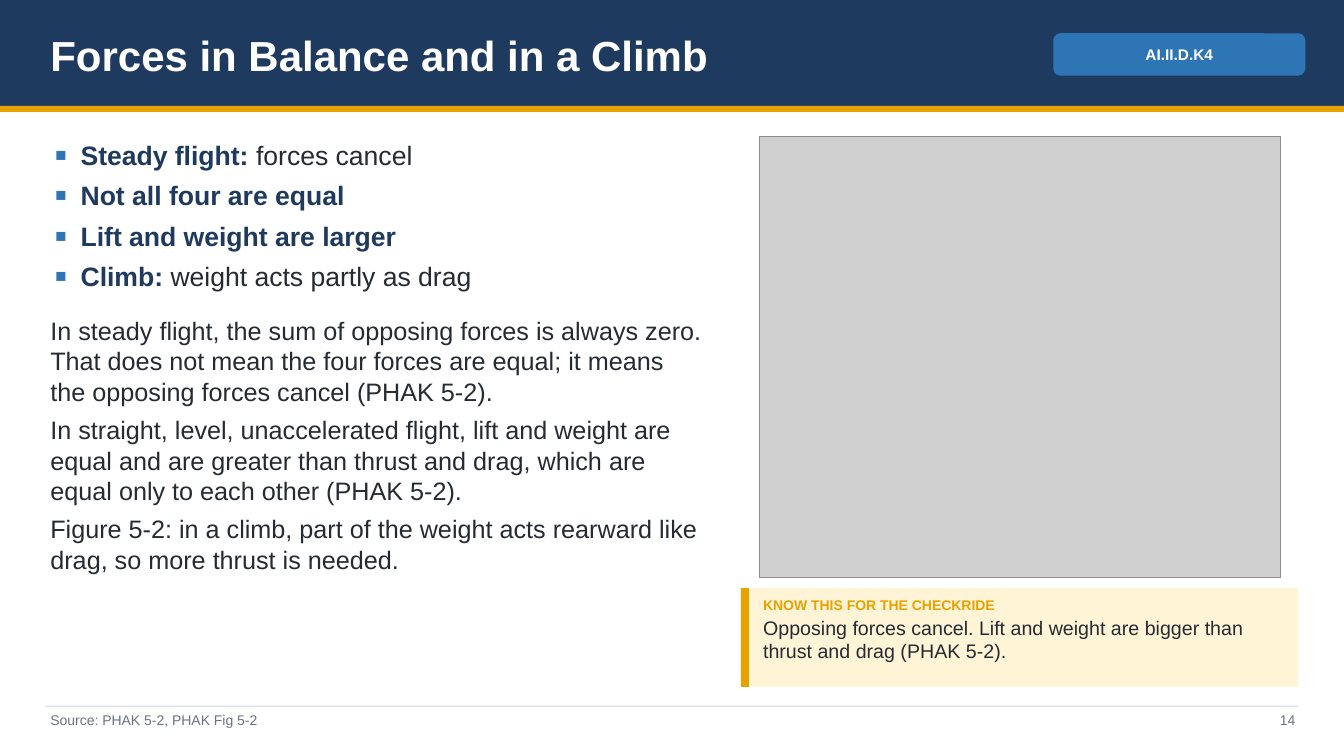
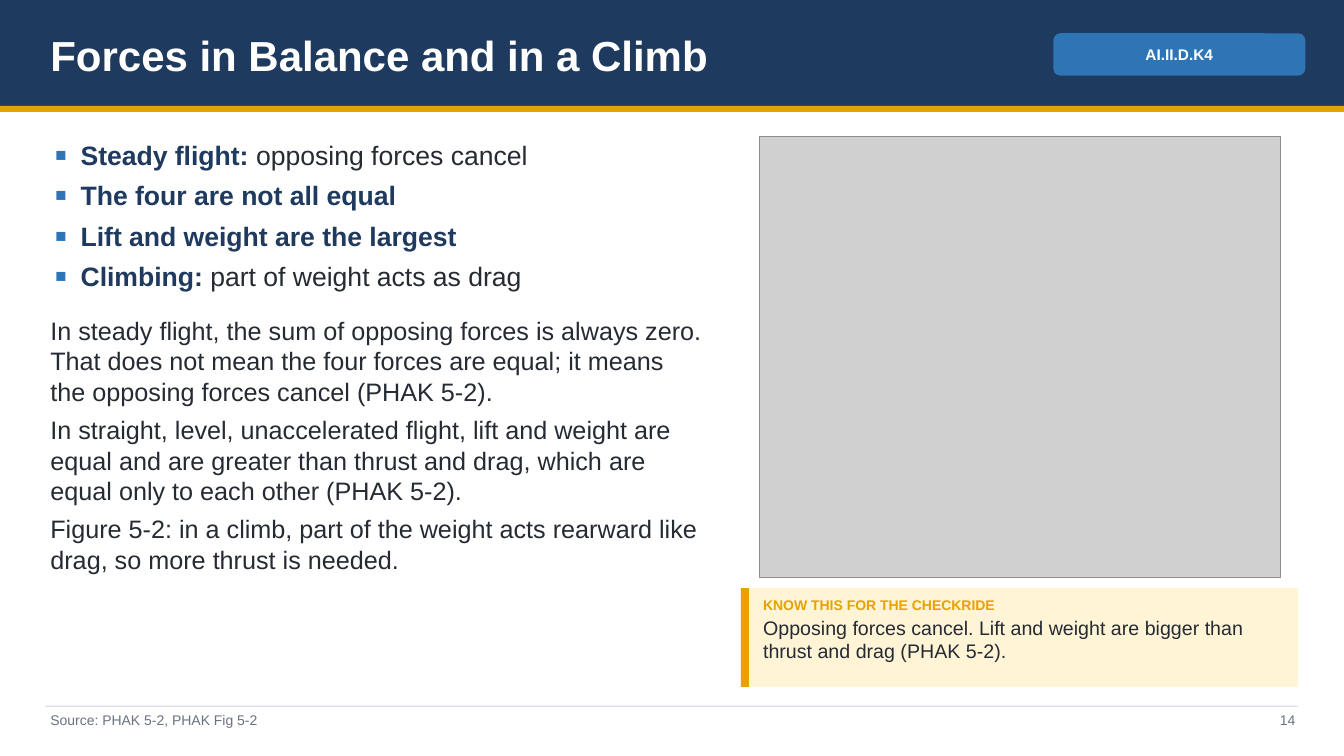
Before and after one commit to greenleeezekial1-glitch/Claude, a slide deck: slide 14 of Area II - Technical Subject Areas/II.D Principles of Flight - Slides.pptx. Drawn at 1344x756 pixels with LibreOffice and Linux fonts; fonts in the diff are those of the drawing; grey boxes stand for pictures. Boxes give left, top, right and bottom in pixels: in the first picture for what was removed or moved away, otherwise in the second. Text is boxed around its words. In the diff, an @@ line names an element or a change of style, - is before the commit and + after.

```diff
--- a/Area II - Technical Subject Areas/II.D Principles of Flight - Slides.pptx
+++ b/Area II - Technical Subject Areas/II.D Principles of Flight - Slides.pptx
@@ text at [81, 145, 528, 292]: text changed @@
-■ Steady flight: forces cancel
-■ Not all four are equal
-■ Lift and weight are larger
-■ Climb: weight acts partly as drag
+■ Steady flight: opposing forces cancel
+■ The four are not all equal
+■ Lift and weight are the largest
+■ Climbing: part of weight acts as drag
```
Also in this commit, not shown: 31 other slides changed, 6 other files.
